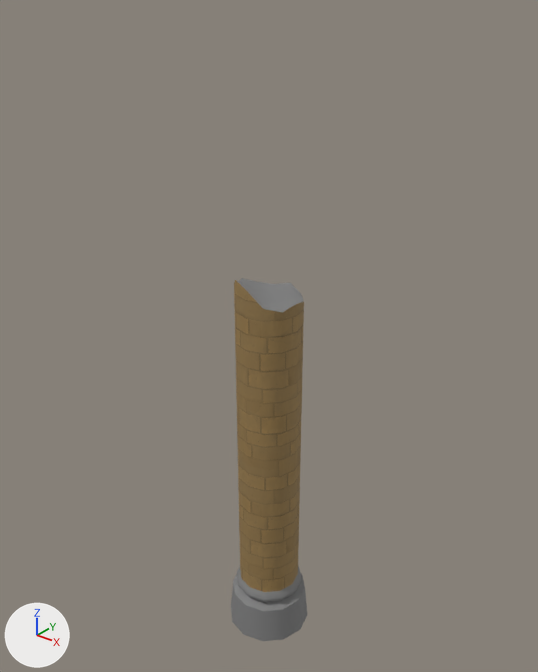
One commit to the FBX model Project_ML/Assets/05.Model/Back/Models/Pillar_003.fbx: the scene before it, then after it.
The view is the same before and after, from a 50 mm camera at (6.01, -7.51, 9.96) aimed at (-0.15, 0.19, 5.19). The axes (+X, +Y, +Z) are drawn at lower left. The lights are the same throughout. The picture after the commit comes second. Where no turn or scale is listed for an object, it has been applied to the vertices.

Objects in the first picture: 'Pillar_003'.
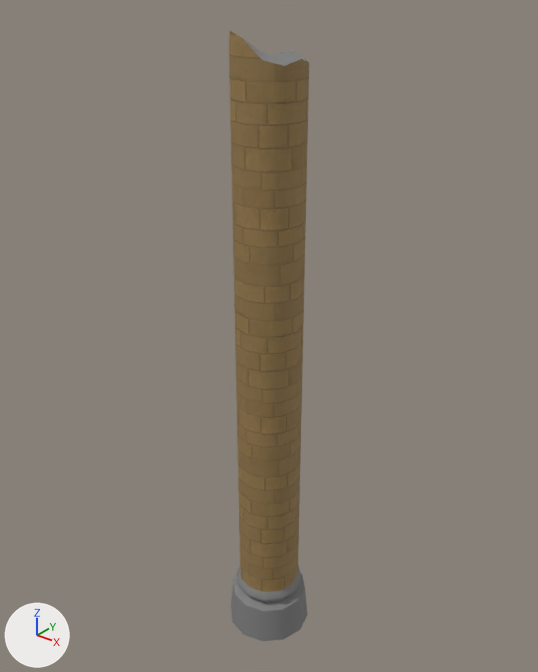
Changed parts and their boxes [x1, y1, x2, y2] in the pictures (538 x 672 px; the box of a moved part takes in the faces that stretch with it):
'Pillar_003', reshaped (68% taller): before [231, 278, 307, 641]; after [229, 31, 309, 641]
part 1 of me_mesh_076, moved or reshaped: before [234, 278, 304, 315]; after [229, 31, 309, 315]

The change, as a list of edits to the scene's bpy script:
```text
Change me_mesh_076:
    used by ob_pillar_003; location = (0.0, 0.0, 0.0)
    remove me_mesh_076.from_pydata(...)  # 87 vertices, 80 faces; spans x -0.67..0.67, y -0.67..0.67, z 0.0..6.25
    add me_mesh_076.from_pydata(...)  # 87 vertices, 80 faces; spans x -0.67..0.67, y -0.67..0.67, z 0.0..9.37
    me_mesh_076 part 1: all 15 vertices in x -0.49..0.49, y -0.49..0.49, z 5.87..6.25 are moved by (0.0, 0.0, 3.13)
```
